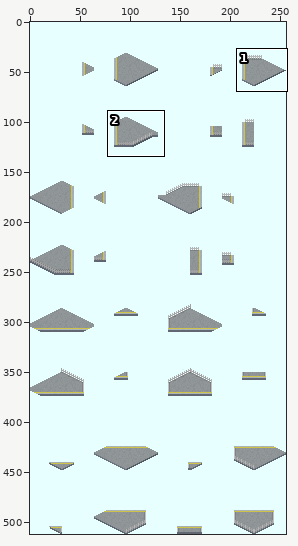
Two states of a sprite sheet, source/YIC_platform-1_Diagonal-Angle.png. Above, an overview of the earlier version with the close-up marked.
Close-up. Old version:
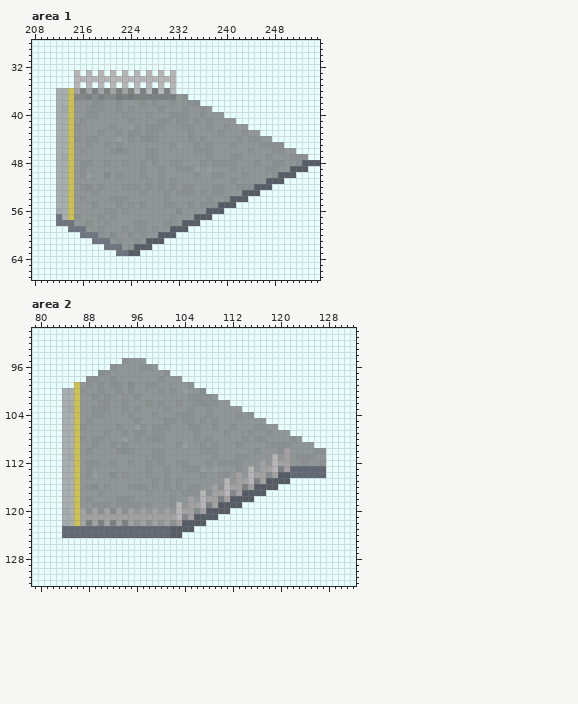
The file is 256x512 pixels. Colours within 5 levels of each other are drawn and written as one. Shown: area 1: x 208..255, y 28..67; area 2: x 79..132, y 90..132. The commit also changed other parts of the picture, which this record leaves out.
Once edited:
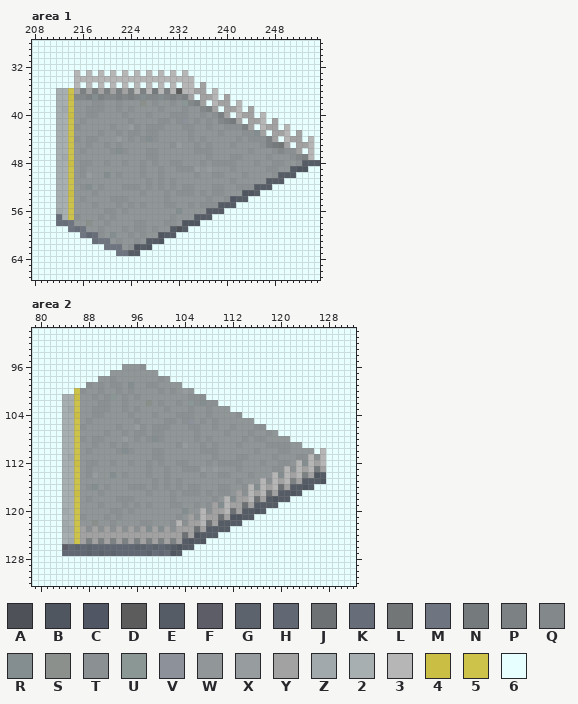
Palette (. is transparent): A #4e5258  B #50565f  C #515665  D #5c5c5c  E #565c66  F #5c5d66  G #5c636d  H #616873  J #6d7173  K #686e79  L #737677  M #6f7580  N #757b7d  P #7c8183  Q #83888a  R #848e90  S #8b908d  T #8b9193  U #8b9795  V #8d9199  W #919799  X #979c9e  Y #a2a2a2  Z #a2a9ac  2 #a8afb1  3 #b6b6b6  4 #cabf44  5 #cec34a  6 #e7ffff
Difference:
Changed rows in their new state; - is an unchanged pixel.
Area 1:
first column x 214:
33 -------------------3---------------------
34 ------------------333--------------------
35 -------------------33-Y------------------
36 ------------------D33YY-3----------------
37 4-------PQPQRQQRQ-QPY-YY3-Y--------------
38 --------------------QPY-3YY-3------------
39 ----------------------QPY-YY3-Y----------
40 4-----------------------TPY-3YY-3--------
41 -------------------------QPNY-YY3-Y------
42 ---------------------------TTPY-3YY-3----
43 ------------------------------TRY-YY3-Y--
44 --------------------------------TPY-3YY-3
45 ---------------------------------PNLY-YY3
46 -----------------------------------QTTY-3
47 --------------------------------------QP3
48 4----------------------------------------
49 --------------------------------------BB-
first column x 212:
53 --4----------------------------BB
54 -----------------------------C---
57 K--------------------------------
58 KK-------------------BBB---------
59 ---K----------------A------------
60 -----HK----------B---------------
61 ------K----------B---------------
62 -------------B-B-----------------
Area 2:
first column x 84:
 95 ----------6666------------------------------
 96 --------66----66----------------------------
 97 ------66--------66--------------------------
 98 ----66------------66------------------------
 99 --66----------------66----------------------
100 66--------------------66--------------------
101 --4---------------------66------------------
102 --------------------------66----------------
103 ----------------------------66--------------
104 --4---------------------------66------------
105 --------------------------------66----------
106 ----------------------------------66--------
107 ------------------------------------66------
108 --------------------------------------66----
109 ----------------------------------------66--
110 -------------------------------------T----63
111 -----------------------------------T-W---3T3
112 --4------------------------------T-WTT-3R3Y3
113 -------------------------------W-WWTT3T3Y3NY
114 -----------------------------W-TWWW3R3Y3PYBE
115 ---------------------------W-TWWW3T3Y3PYEEEB
116 -------------------------W-TWWT3R3Y3JYEEBE--
117 --4--------------------W-WTTW-T3Y3JYEEBE----
118 ---------------------W-WWTW3RYY3JYEBEE------
119 -----W-W-W-W-------T-WTWT-R3YYJYEEEE--------
120 ---WWWWWTTWT-W-W-W-WRWW3TYY3JYEEBE----------
121 ---TWWWTWTWWWWWWWWWTW-T3YYJYBBEE------------
122 ---WWSWWTWWW-T-W-W-3TYY3JYEEEE--------------
123 ZZ5YTYTYTYTYTYRYRYTYYYJYEEEE----------------
124 225YYYYYYYYYYYYYYYYYJYBEEE------------------
125 2Z5YPYPYPYPYPYPYPYPYEBEB--------------------
126 FHGHGHHHHHHHGGHGHGEBEE----------------------
127 HHHHGHGHGHHHHHGKHKBE------------------------
Where, in picture pixels (left, top, right, bottom), the same in both close-ups:
changed: (116, 70, 314, 172)
changed: (68, 94, 74, 118)
changed: (68, 160, 74, 166)
changed: (56, 190, 98, 244)
changed: (230, 190, 254, 202)
changed: (134, 220, 200, 250)
changed: (62, 358, 326, 556)
